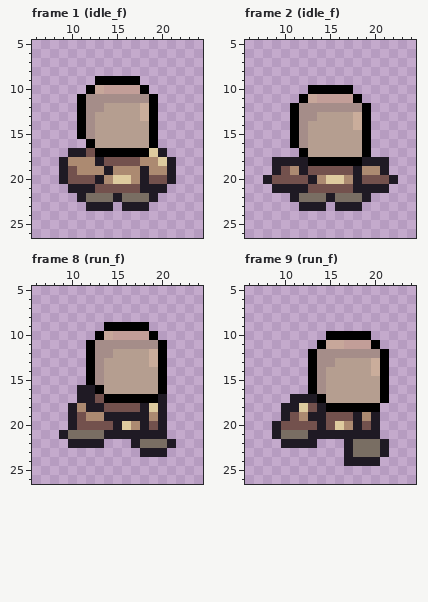
Pixel-art file, stored at DungeonCrawler/assets/player/player.aseprite. Above is the file before it was changed.
32x32 pixels, 22 frames. Colours within 5 levels of each other are drawn and written as one. Shown: frame 1 (idle_f): x 6..24, y 5..26; frame 2 (idle_f): x 6..24, y 5..26; frame 8 (run_f): x 6..24, y 5..26; frame 9 (run_f): x 6..24, y 5..26. The commit also changed other frames, which this record leaves out.
Now the later version:
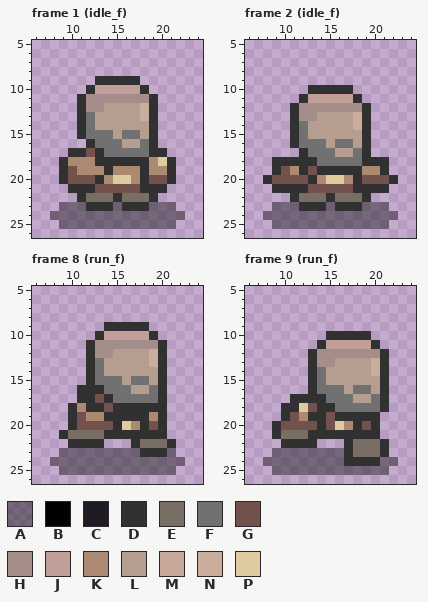
Palette (. is transparent): A #00000064  B #000000  C #1f1a24  D #313131  E #796e63  F #717171  G #73514d  H #a58d89  J #c29e98  K #ac8a71  L #b59e90  M #c7a79a  N #caad9b  P #decb9f
The exact change:
layer "shadow" added
layer "head" now shown
layer "head_new" removed
Changed rows in their new state; - is an unchanged pixel.
Frame 1 (idle_f), layers "head", "body", "shadow":
first column x 8:
 9 -----DDDDD-----
10 ----DJ----D----
11 ---D-------D---
12 ---D-------D---
13 ---DF------D---
14 ---DF------D---
15 ---DFFF-FF-D---
16 ----DFFF--FD---
17 --DD-DFFFFFDD--
18 -D---DDDDDD--D-
19 -D----D---D--D-
20 -D---D----D--D-
21 --DDD-----DDD--
22 ---D---D---D---
23 -AAADDDADDDAAA-
24 AAAAAAAAAAAAAAA
25 -AAAAAAAAAAAAA-
Frame 2 (idle_f), layers "head", "body", "shadow":
first column x 8:
10 -----DDDDD-----
11 ----DJ----D----
12 ---D-------D---
13 ---D-------D---
14 ---DF------D---
15 ---DF------D---
16 ---DFFF-FF-D---
17 ----DFFF--FD---
18 -DDDDDFFFFFDDD-
19 -D--D-DDDDD--D-
20 D----D----D---D
21 -DDDD-----DDDD-
22 ---D---D---D---
23 -AAADDDADDDAAA-
24 AAAAAAAAAAAAAAA
25 -AAAAAAAAAAAAA-
Frame 8 (run_f), layers "head", "body", "shadow":
first column x 8:
 9 ------DDDDD----
10 -----DJ----D---
11 ----D-------D--
12 ----D-------D--
13 ----DF------D--
14 ----DF------D--
15 ----DFFF-FF-D--
16 ---DDDFFF--FD--
17 ---DD-DFFFFFD--
18 --D-DD-DDDDDD--
19 --D---DDDDD-D--
20 --D----D--D-D--
21 -D----DDDDDDD--
22 --DDDD---D---D-
23 -AAAAAAAAADDDA-
24 AAAAAAAAAAAAAAA
25 -AAAAAAAAAAAAA-
Frame 9 (run_f), layers "head", "body", "shadow":
first column x 8:
10 -------DDDDD---
11 ------DJJ---D--
12 -----D-------D-
13 -----D-------D-
14 -----DF------D-
15 -----DF------D-
16 -----DFFF-FF-D-
17 ---DDDDFFF--FD-
18 --DD--DDFFFFFD-
19 --D--DD-DDDDD--
20 -D----D---D-D--
21 -D---DDDDDDDD--
22 --DDDD---D---D-
23 -AAAAAAAAD---D-
24 AAAAAAAAADDDDAA
25 -AAAAAAAAAAAAA-
Pixel boxes of the changes (left, top, right, bottom) in both pictures:
changed: (50, 76, 185, 229)
changed: (263, 85, 398, 229)
changed: (50, 322, 185, 475)
changed: (263, 331, 398, 475)
